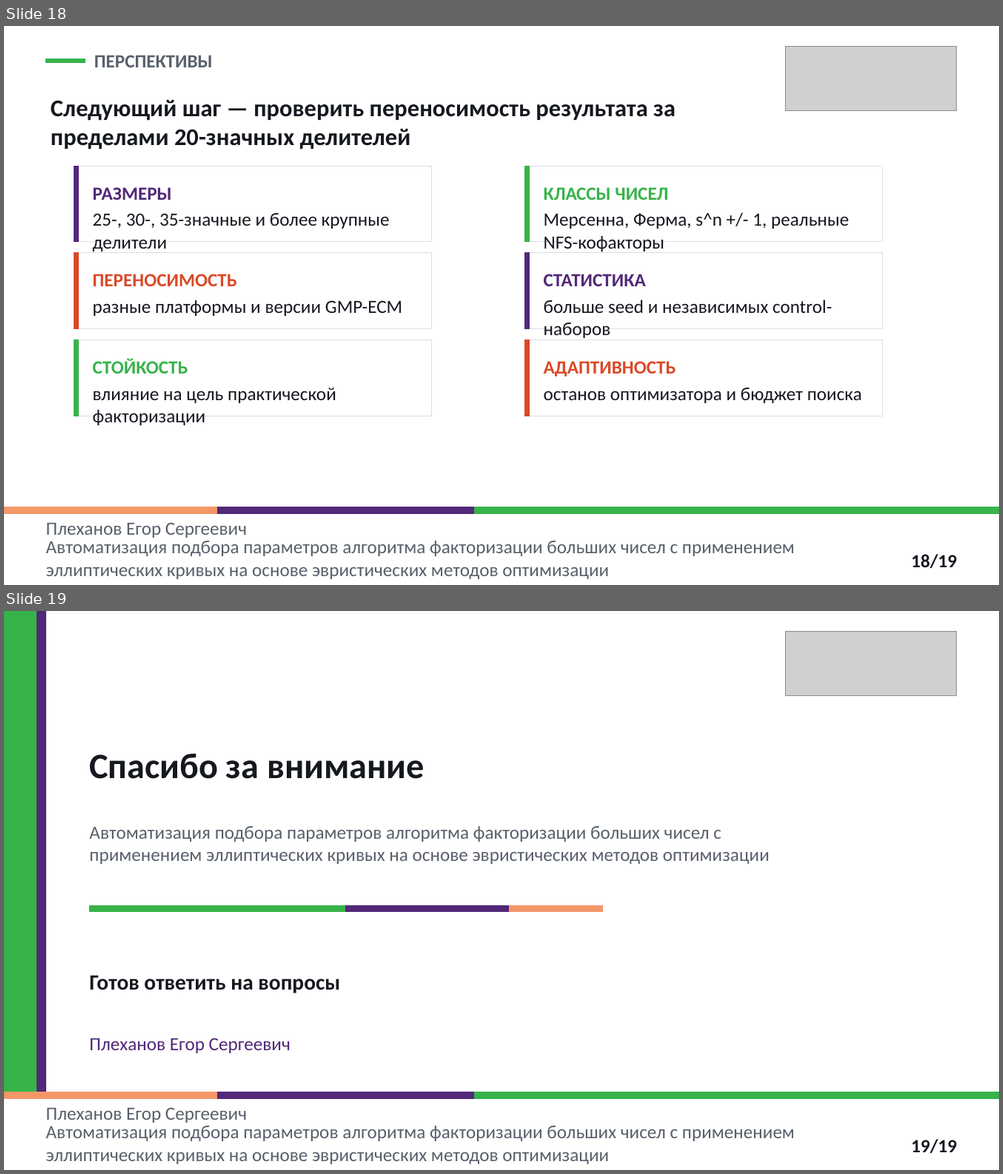
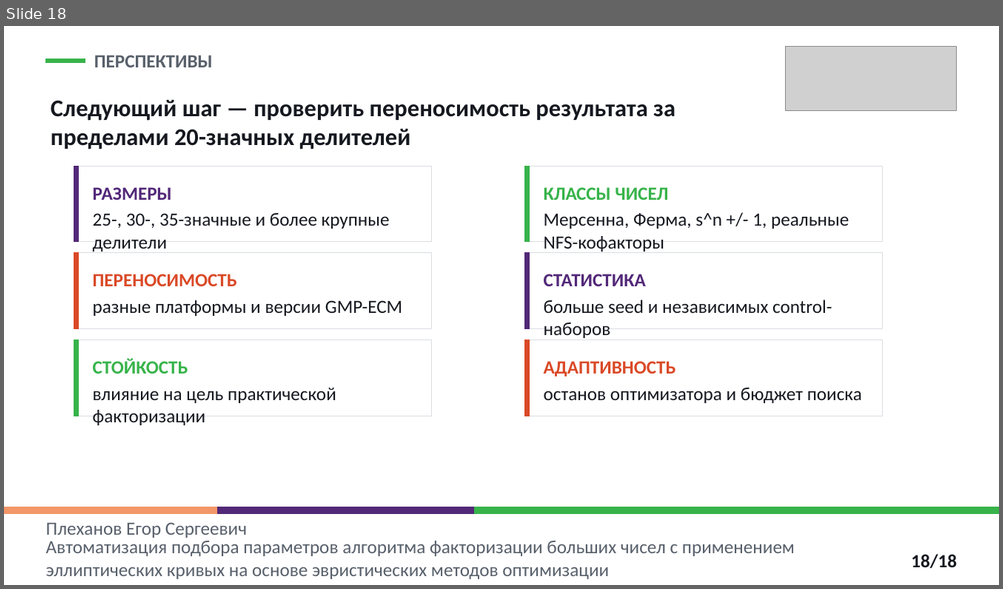
Before and after one commit to EgorPlehanov/ecm-evolutionary-optimization, a slide deck: REPORTS/06_thesis_defense_presentation/Plekhanov_thesis_defense_ECM_parameter_optimization_polytech.pptx. Shown one above the other, each under a label of ours: slides 18 and 19 before the commit, slide 18 after it. The pictures are 1003x1174 and 1003x589 pixels, drawn with LibreOffice and Linux fonts; fonts in the diff are those of the drawing; grey boxes stand for pictures. Boxes give left, top, right and bottom in pixels: in the first picture for what was removed or moved away, otherwise in the second. Text is boxed around its words. In the diff, an @@ line names an element or a change of style, - is before the commit and + after.

```diff
--- a/REPORTS/06_thesis_defense_presentation/Plekhanov_thesis_defense_ECM_parameter_optimization_polytech.pptx
+++ b/REPORTS/06_thesis_defense_presentation/Plekhanov_thesis_defense_ECM_parameter_optimization_polytech.pptx
@@ slide 19 removed at (4, 611, 999, 1170), background #FFFFFF @@
@@ rectangle removed at (4, 611, 37, 1170) @@
@@ rectangle removed at (37, 611, 45, 1170) @@
@@ picture removed at (785, 631, 956, 695) @@
@@ text removed at (89, 753, 424, 779) @@
-Спасибо за внимание
@@ text removed at (89, 826, 769, 864) @@
-Автоматизация подбора параметров алгоритма факторизации больших чисел с применением эллиптических кривых на основе эвристических методов оптимизации
@@ rectangle removed at (90, 906, 347, 911) @@
@@ rectangle removed at (346, 906, 509, 911) @@
@@ rectangle removed at (509, 906, 603, 911) @@
@@ text removed at (89, 976, 340, 994) @@
-Готов ответить на вопросы
@@ text removed at (89, 1038, 290, 1054) @@
-Плеханов Егор Сергеевич
@@ rectangle removed at (4, 1093, 999, 1170) @@
@@ rectangle removed at (4, 1093, 217, 1099) @@
@@ rectangle removed at (217, 1093, 474, 1099) @@
@@ rectangle removed at (474, 1093, 999, 1099) @@
@@ text removed at (46, 1108, 247, 1123) @@
-Плеханов Егор Сергеевич
@@ text removed at (46, 1126, 794, 1165) @@
-Автоматизация подбора параметров алгоритма факторизации больших чисел с применением
-эллиптических кривых на основе эвристических методов оптимизации
@@ text removed at (910, 1139, 956, 1153) @@
-19/19
@@ slide 18 changed as well @@
@@ text at (910, 554, 956, 568): text changed @@
-18/19
+18/18
```
Also in this commit, not shown: 17 other slides changed, 2 other files.
